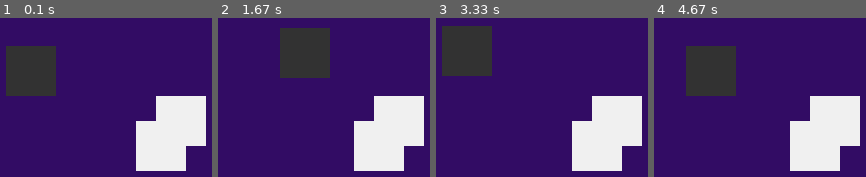
Above: before the commit, frames 1-4 (left to right).
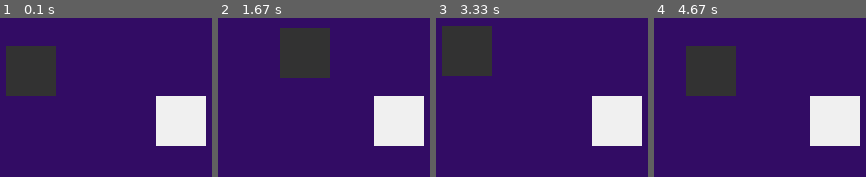
Above: after the commit, the same moments.

Repository: finnstamer/pygameInformatik
Game: pygame game, started from game.py
Same seed, same stepped clock (60 frames per second), same inputs: the game is played once before the commit and once after it.
Inputs:
- Up to frame 1 (0.1 s): no input
- Up to frame 2 (1.67 s): hold Right 0.33-0.8 s; hold Up 0.83-1.13 s; hold Right 1.17-1.63 s
- Up to frame 3 (3.33 s): hold Left 1.67-2.2 s; hold Down 2.23-2.53 s; hold Left 2.57-2.97 s; hold Up from 3 s (still down)
- Up to frame 4 (4.67 s): release Up at 3.37 s; hold Right 3.4-4.03 s; hold Down 4.07-4.43 s; hold Left from 4.47 s (still down)

The runs differ from the first frame. In frame 1, 5.2% of the frame differs, in the area x 64-88%, y 64-97%; in frame 2, 5.2%; in frame 3, 5.2%; in frame 4, 5.2%.

Commit message:
Optimized and seperated Corner-Collision Checking and Intersection-Calculation

Diff:
--- a/base/object/Group.py
+++ b/base/object/Group.py
@@ -54,7 +54,7 @@
         colliding = []
         for i in self.objects:
             collision = Collision()
-            collided = collision.check(i.cRect, rect)
+            collided = collision.isCollided(i.cRect, rect)
             if collided:
                 colliding.append([i, collision])
 
--- a/base/object/Rectangle.py
+++ b/base/object/Rectangle.py
@@ -1,4 +1,4 @@
-from typing import List
+from typing import Dict, List
 import pygame;
 
 class Rectangle():
--- a/base/object/collision.py
+++ b/base/object/collision.py
@@ -1,4 +1,6 @@
+from os import error
 import pygame
+from pygame.sprite import collide_circle
 
 from base.object.Rectangle import Rectangle
 
@@ -8,23 +10,30 @@
         self.collisionRect = Rectangle()
         self.dir = 0 #top clockwise
 
+    def isCollided(self, a: Rectangle, b: Rectangle) -> bool:
+        for i in range(1, 5):
+            aC = a.corners[i - 1]
+            aOC = a.corners[i % 4]
+            for i in range(1, 5):
+                bC = b.corners[i - 1]
+                if (aC.x >= bC.x >= aOC.x) and (aC.y <= bC.y <= aOC.y):
+                    return True
+        return False
+
     # register each pixel of a that shares its coordinates with b
-    def check(self, a: Rectangle, b: Rectangle) -> bool:
-        uL = None
-        uR = None
-        lL = None
+    def getIntersection(self, a: Rectangle, b: Rectangle) -> Rectangle:
+        uL = uR = lL = None
 
-        for y in range(int(a.upperLeft.y), int(a.lowerLeft.y) + 1):
-            for x in range(int(a.upperLeft.x), int(a.upperRight.x) + 1):
-                vec = pygame.Vector2(x, y)
-                if b.contains(vec):
-                    if uL == None:
-                        uL = vec
-                    if uL != None and uL.y == y:
-                        uR = vec
-                    lL = vec
-
-        if uL != None:
-            self.collided = True
-            self.collisionRect = Rectangle().byRect(pygame.Rect(uL.x, uL.y, uR.x - uL.x, lL.y - uL.y))
-        return self.collided
+        self.collided = self.isCollided(a, b)
+        if self.collided:
+            for y in range(int(a.upperLeft.y), int(a.lowerLeft.y) + 1):
+                for x in range(int(a.upperLeft.x), int(a.upperRight.x) + 1):
+                    vec = pygame.Vector2(x, y)
+                    if b.contains(vec):
+                        if uL == None:
+                            uL = vec
+                        if uL != None and uL.y == y:
+                            uR = vec
+                        lL = vec
+            return Rectangle().byRect(pygame.Rect(uL.x, uL.y, uR.x - uL.x, lL.y - uL.y))
+        raise error("No Collision Found.")
--- a/game.py
+++ b/game.py
@@ -29,7 +29,7 @@
 wall2.updatePos(pygame.Vector2(180, 125))
 wall2.color = (240, 0, 240)
 wall2.updateRect()
-wallGroup = Group[Wall]('walls', Wall).add(wall1, wall2)
+wallGroup = Group[Wall]('walls', Wall).add(wall1)
 
 
 def setWallToWhite(wall):
@@ -59,9 +59,9 @@
 
     # Oject with highest intersection to player becomes highlighted
     #---
-    # nearest = wallGroup.colliding(player.cRect.center)
-    # if len(nearest) > 0:
-    #     nearest.color = (240, 0, 0)
+    # collided = wallGroup.colliding(player.cRect)
+    # if len(collided) > 0:
+    #     collided[0].color = (240, 0, 0)
 
 
     wallGroup.draw()
@@ -69,9 +69,9 @@
     # Intersection from player to Walls gets drawn
     #---
     for o in wallGroup.objects:
-        collided = collision.check(o.cRect, player.cRect)
-        if collided:
-            pygame.draw.rect(screen, (250, 0, 0), collision.collisionRect.toPyRect())
+        if collision.isCollided(player.cRect, o.cRect):
+            intersection = collision.getIntersection(o.cRect, player.cRect)
+            pygame.draw.rect(screen, (250, 0, 0), intersection.toPyRect())
 
 
     pygame.display.flip()
